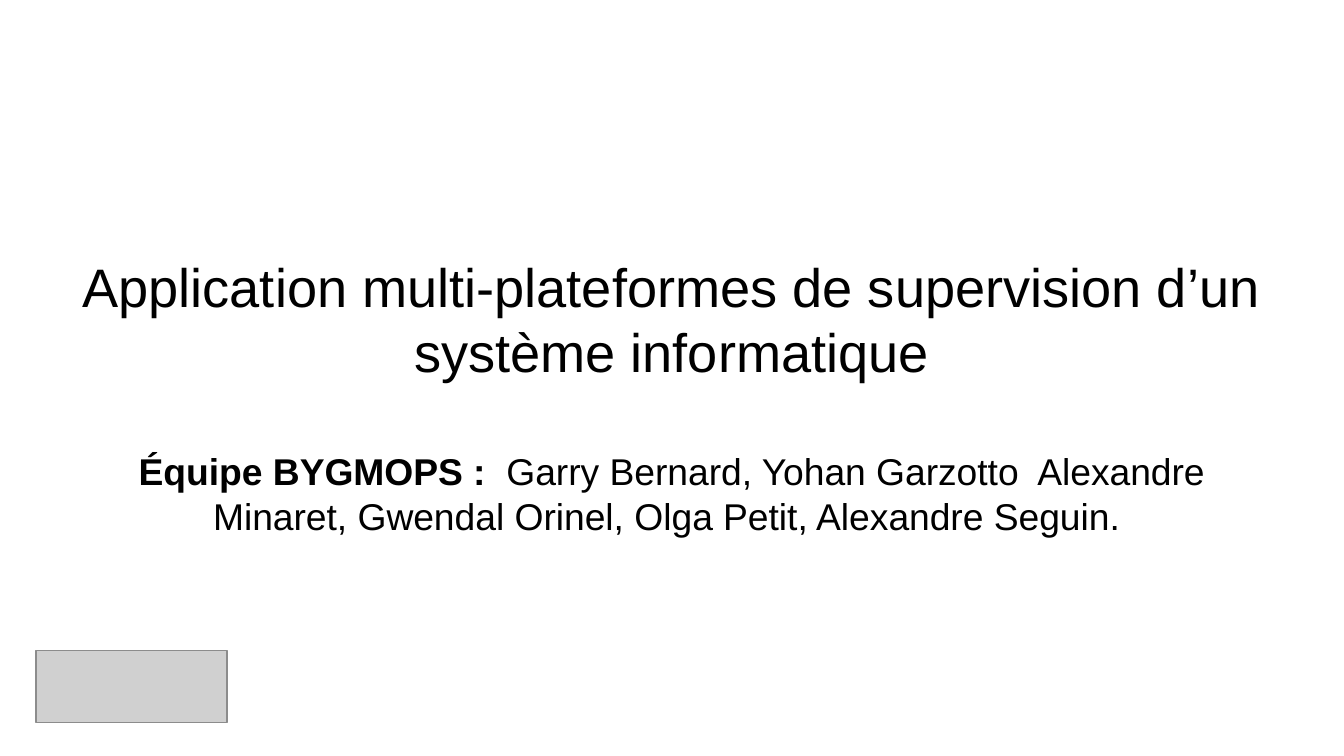
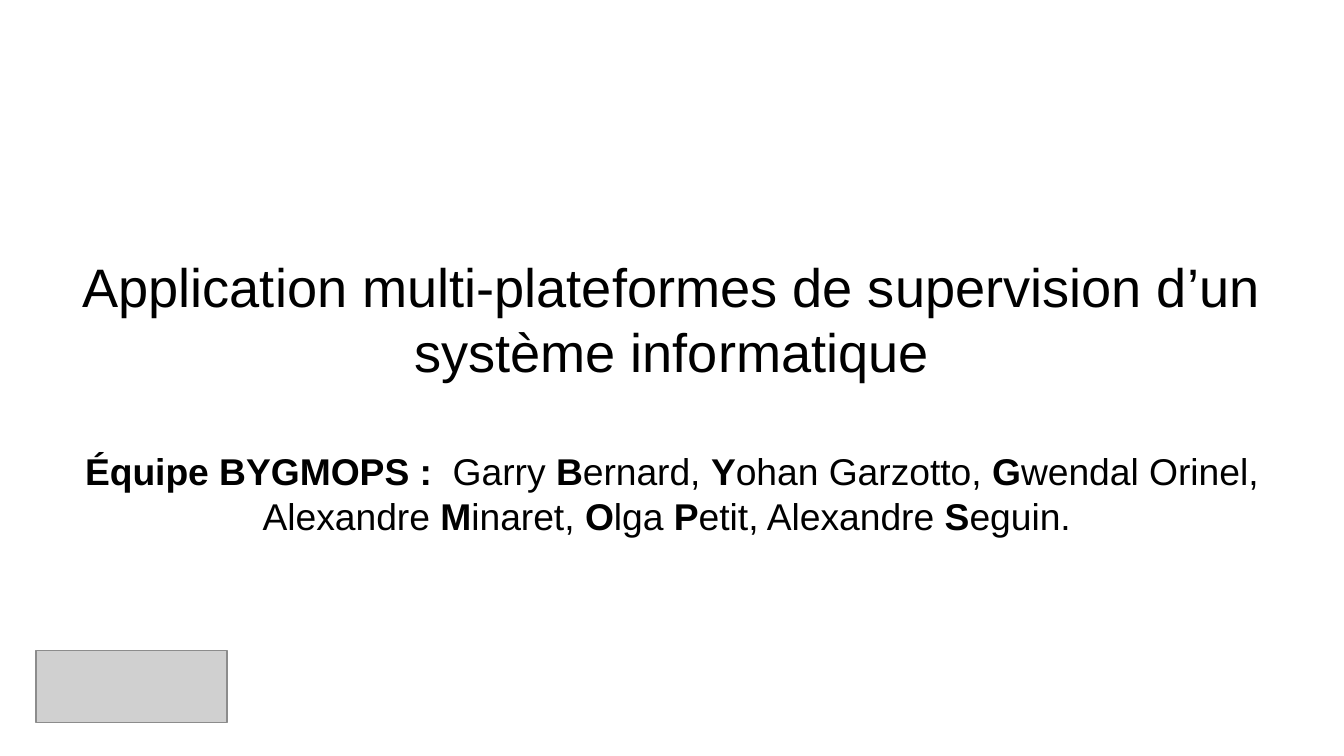
Before and after one commit to MSIR2018/Supervision-Cacti, a slide deck: slide 1 of Powerpoint.pptx. Drawn at 1344x756 pixels with LibreOffice and Linux fonts; fonts in the diff are those of the drawing; grey boxes stand for pictures; background and template pictures are left out. Boxes give left, top, right and bottom in pixels: in the first picture for what was removed or moved away, otherwise in the second. Text is boxed around its words. In the diff, an @@ line names an element or a change of style, - is before the commit and + after.

```diff
--- a/Powerpoint.pptx
+++ b/Powerpoint.pptx
@@ text at box(85, 456, 1258, 538): text changed @@
-Équipe BYGMOPS : Garry Bernard, Yohan Garzotto Alexandre Minaret, Gwendal Orinel, Olga Petit, Alexandre Seguin.
+Équipe BYGMOPS : Garry Bernard, Yohan Garzotto, Gwendal Orinel, Alexandre Minaret, Olga Petit, Alexandre Seguin.
```
Also in this commit, not shown: 5 other slides changed, 2 slides added, 3 slides removed.
